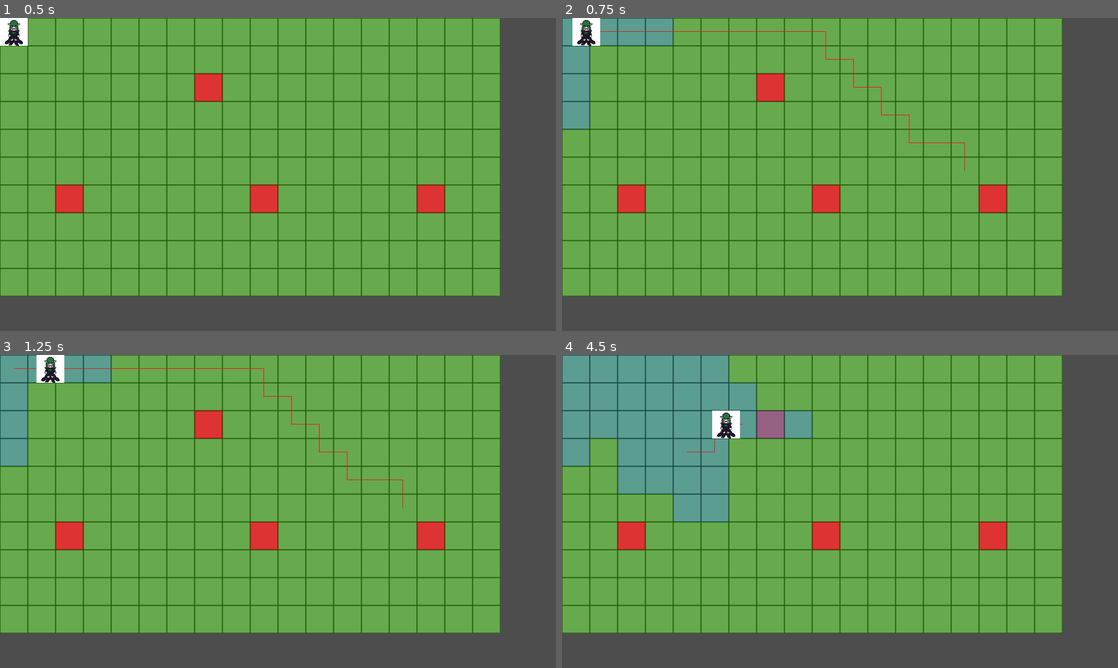
Above: before the commit, frames 1-4 (two rows, left to right).
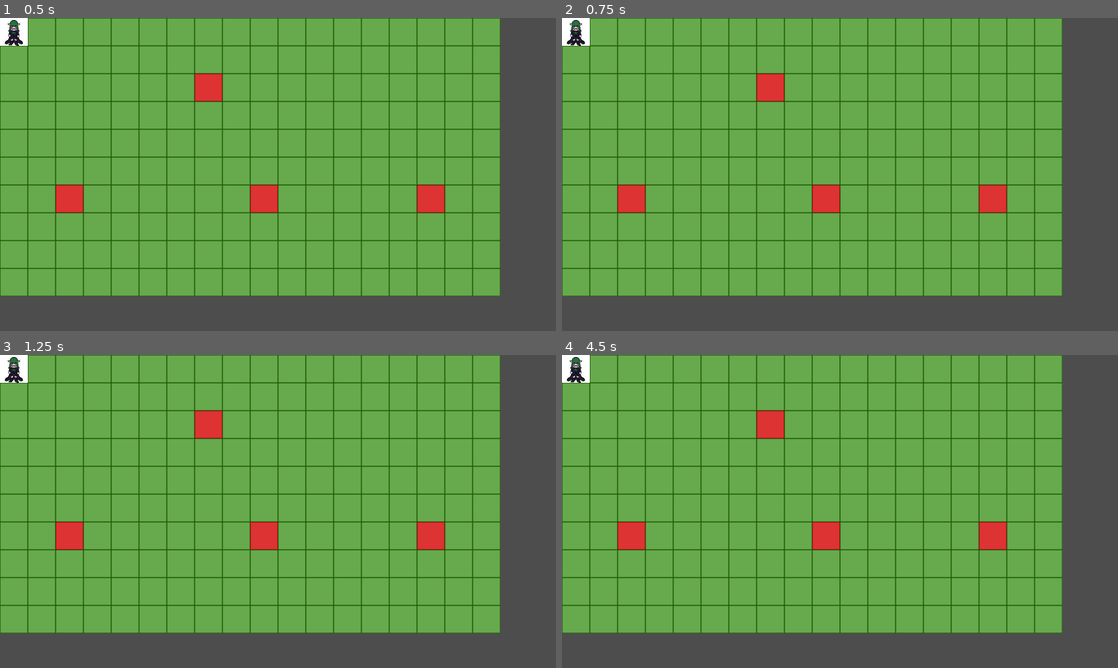
Above: after the commit, the same moments.

Repository: julKara/Defeat_the_Demonlord
Game: Godot game, scene res://Level/level.tscn
Two runs of this game, one before a commit and one after it. Both use one fixed random seed, a clock stepped at 60 frames per second and the inputs below.
Inputs (mouse positions are in pixels of both pictures, inside the frame that each line leads up to):
- Up to frame 1 (0.5 s): no input
- Up to frame 2 (0.75 s): tap Enter at 0.5 s; move the mouse to (962, 158) at 0.52 s; press the mouse at (962, 158) at 0.53 s
- Up to frame 3 (1.25 s): no input
- Up to frame 4 (4.5 s): move the mouse to (728, 527) at 1.27 s; release the mouse at (728, 527) at 1.28 s; click (728, 527) at 1.35 s; move the mouse to (895, 442) at 2.02 s; press the mouse at (895, 442) at 2.03 s; move the mouse to (812, 574) at 2.77 s; release the mouse at (812, 574) at 2.78 s; click (812, 574) at 2.85 s; move the mouse to (1006, 558) at 3.52 s; press the mouse at (1006, 558) at 3.53 s; move the mouse to (673, 464) at 4.27 s; release the mouse at (673, 464) at 4.28 s; click (673, 464) at 4.35 s

Frame 1 is identical in both runs. In frame 2, 3.2% of the frame differs, in the area x 0-73%, y 0-49%; in frame 3, 3.3%; in frame 4, 15%, in the area x 0-45%, y 0-54%.

Commit message:
New implementation for movement range started

Diff:
--- a/Character/character.gd
+++ b/Character/character.gd
@@ -1,6 +1,7 @@
 extends Node2D
 
 @onready var tile_map = $"../TileMap"
+@onready var draw_path = $"../DrawPath"
 
 var astar_grid: AStarGrid2D
 var current_id_path: Array[Vector2i]
@@ -8,6 +9,7 @@
 var is_moving: bool
 var current_point_path: PackedVector2Array
 var tile_size: int = 64
+var selected: bool = false
 
 var mobility: int = 3
 
@@ -30,7 +32,7 @@
 	astar_grid.update()
 
 	# Go through all tiles and disables the tiles in the A* grid that are
-	# not deined as "walkable" in the tilemap
+	# not defined as "walkable" in the tilemap
 	for x in tile_map.get_used_rect().size.x:
 		for y in tile_map.get_used_rect().size.y:
 			var tile_position = Vector2i(
@@ -49,34 +51,70 @@
 	if event.is_action_pressed("select") == false:
 		return
 
-	for n in range(-mobility, mobility+1):
-		tile_map.set_cell(1, tile_map.local_to_map(global_position) + Vector2i(n,0), 0, Vector2i(0,1), 0)
-		tile_map.set_cell(1, tile_map.local_to_map(global_position) + Vector2i(0,n), 0, Vector2i(0,1), 0)
+	# Variable used to calculate the tiles withing moving rang
+	var mobility_path
 
-	var id_path
+	# Click to select a character and display move range
+	if (selected == false and
+	tile_map.local_to_map(get_global_mouse_position()) == tile_map.local_to_map(global_position)):
+		# Go through the entire grid and highlight the tiles that are possible to move to
+		# depending on the characters mobility
+		for x in astar_grid.get_size().x:
+			for y in astar_grid.get_size().y:
+				# Skip tiles that are not "walkable"
+				if astar_grid.is_point_solid(Vector2i(x,y)):
+					continue
+				# Calculate the path from the character to the current tile (x,y)
+				mobility_path = astar_grid.get_id_path(
+					tile_map.local_to_map(global_position),
+					Vector2i(x,y)
+				)
 
-	if is_moving:
-		id_path = astar_grid.get_id_path(
-			tile_map.local_to_map(target_position),
-			tile_map.local_to_map(get_global_mouse_position())
-		)
-	else:
-		# Finds the coordinates on the grid of the selected tile and the path to get there
-		id_path = astar_grid.get_id_path(
-			tile_map.local_to_map(global_position),
-			tile_map.local_to_map(get_global_mouse_position())
-		).slice(1) # Removes the first coordinates, since they are the current position, which is irrelevant
+				# Draw tiles with a path to it that is within the range
+				if mobility_path.size() <= (mobility + 1): # mobility+1 since path includes start position
+					tile_map.set_cell(1, Vector2i(x,y), 0, Vector2i(0,1), 0)
 
-	if id_path.is_empty() == false:
-		current_id_path = id_path
+		selected = true
 
-		current_point_path = astar_grid.get_point_path(
-			tile_map.local_to_map(target_position),
-			tile_map.local_to_map(get_global_mouse_position())
-		)
 
-		for i in current_point_path.size():
-			current_point_path[i] += Vector2(tile_size/2, tile_size/2)
+	# Click to deselect character and hide move range
+	elif (selected == true and
+	tile_map.local_to_map(get_global_mouse_position()) == tile_map.local_to_map(global_position)):
+		tile_map.clear_layer(1)
+		selected = false
+		draw_path.hide()
+
+	# If the character is selected, perform the movement
+	elif (selected == true and
+	tile_map.local_to_map(get_global_mouse_position()) != tile_map.local_to_map(global_position)):
+
+		draw_path.show()
+
+		var id_path
+
+		if is_moving:
+			id_path = astar_grid.get_id_path(
+				tile_map.local_to_map(target_position),
+				tile_map.local_to_map(get_global_mouse_position())
+			)
+		else:
+			# Finds the coordinates on the grid of the selected tile and the path to get there
+			id_path = astar_grid.get_id_path(
+				tile_map.local_to_map(global_position),
+				tile_map.local_to_map(get_global_mouse_position())
+			).slice(1) # Removes the first coordinates, since they are the current position, which is irrelevant
+
+		# Only perform the movement if the path is valid and within range
+		if id_path.is_empty() == false and id_path.size() <= mobility:
+			current_id_path = id_path
+
+			current_point_path = astar_grid.get_point_path(
+				tile_map.local_to_map(target_position),
+				tile_map.local_to_map(get_global_mouse_position())
+			)
+
+			for i in current_point_path.size():
+				current_point_path[i] += Vector2(tile_size/2, tile_size/2)
 
 # This function perform the movement and loops constantly(important to remember)
 func _physics_process(_delta):
--- a/Character/character.tscn
+++ b/Character/character.tscn
@@ -1,19 +1,10 @@
-[gd_scene load_steps=4 format=3 uid="uid://yujvqsthne04"]
+[gd_scene load_steps=3 format=3 uid="uid://yujvqsthne04"]
 
 [ext_resource type="Script" uid="uid://bx8aho3tlkxwi" path="res://Character/character.gd" id="1_pjt0s"]
 [ext_resource type="Texture2D" uid="uid://dsgwwf0cbvbe5" path="res://Textures/character.jpg" id="2_wa5vi"]
-[ext_resource type="PackedScene" uid="uid://cb0r0gyeijrsu" path="res://grid.tscn" id="3_jkkns"]
 
 [node name="Character" type="Node2D"]
 script = ExtResource("1_pjt0s")
 
 [node name="Sprite2D" type="Sprite2D" parent="."]
 texture = ExtResource("2_wa5vi")
-
-[node name="GridContainer" parent="." instance=ExtResource("3_jkkns")]
-visible = false
-offset_left = -30.0
-offset_top = -30.0
-offset_right = 286.0
-offset_bottom = 286.0
-height = 17
--- a/grid.tscn
+++ /dev/null
@@ -1,9 +0,0 @@
-[gd_scene load_steps=2 format=3 uid="uid://cb0r0gyeijrsu"]
-
-[ext_resource type="Script" uid="uid://d3qdj4th6aliv" path="res://grid_container.gd" id="1_ebq2e"]
-
-[node name="GridContainer" type="GridContainer"]
-offset_right = 40.0
-offset_bottom = 40.0
-columns = 5
-script = ExtResource("1_ebq2e")
--- a/grid_cell.tscn
+++ /dev/null
@@ -1,13 +0,0 @@
-[gd_scene load_steps=2 format=3 uid="uid://7awwtjyf0j0s"]
-
-[sub_resource type="StyleBoxFlat" id="StyleBoxFlat_ue2dp"]
-bg_color = Color(0.424035, 0.62936, 0.756904, 0.5)
-border_width_left = 2
-border_width_top = 2
-border_width_right = 2
-border_width_bottom = 2
-border_color = Color(0, 0, 0, 1)
-
-[node name="Panel" type="Panel"]
-custom_minimum_size = Vector2(64, 64)
-theme_override_styles/panel = SubResource("StyleBoxFlat_ue2dp")
--- a/grid_container.gd
+++ /dev/null
@@ -1,44 +0,0 @@
-@tool
-extends GridContainer
-
-@export var width := 5:
-	set(value):
-		width = value
-		_remove_grid()
-		_create_grid()
-
-@export var height := 5:
-	set(value):
-		height = value
-		_remove_grid()
-		_create_grid()
-
-@export var cell_width := 60:
-	set(value):
-		cell_width = value
-		_remove_grid()
-		_create_grid()
-
-@export var cell_height := 60:
-	set(value):
-		cell_height = value
-		_remove_grid()
-		_create_grid()
-
-const grid_cell = preload("res://grid_cell.tscn")
-const border_size: int = 4
-
-func _ready():
-	_create_grid()
-
-func _create_grid():
-	columns = width
-
-	for i in height:
-		var grid_cell_node = grid_cell.instantiate()
-		grid_cell_node.custom_minimum_size = Vector2(cell_width, cell_height)
-		add_child(grid_cell_node.duplicate())
-
-func _remove_grid():
-	for node in get_children():
-		node.queue_free()
Not shown, removed: grid_container.gd.uid
